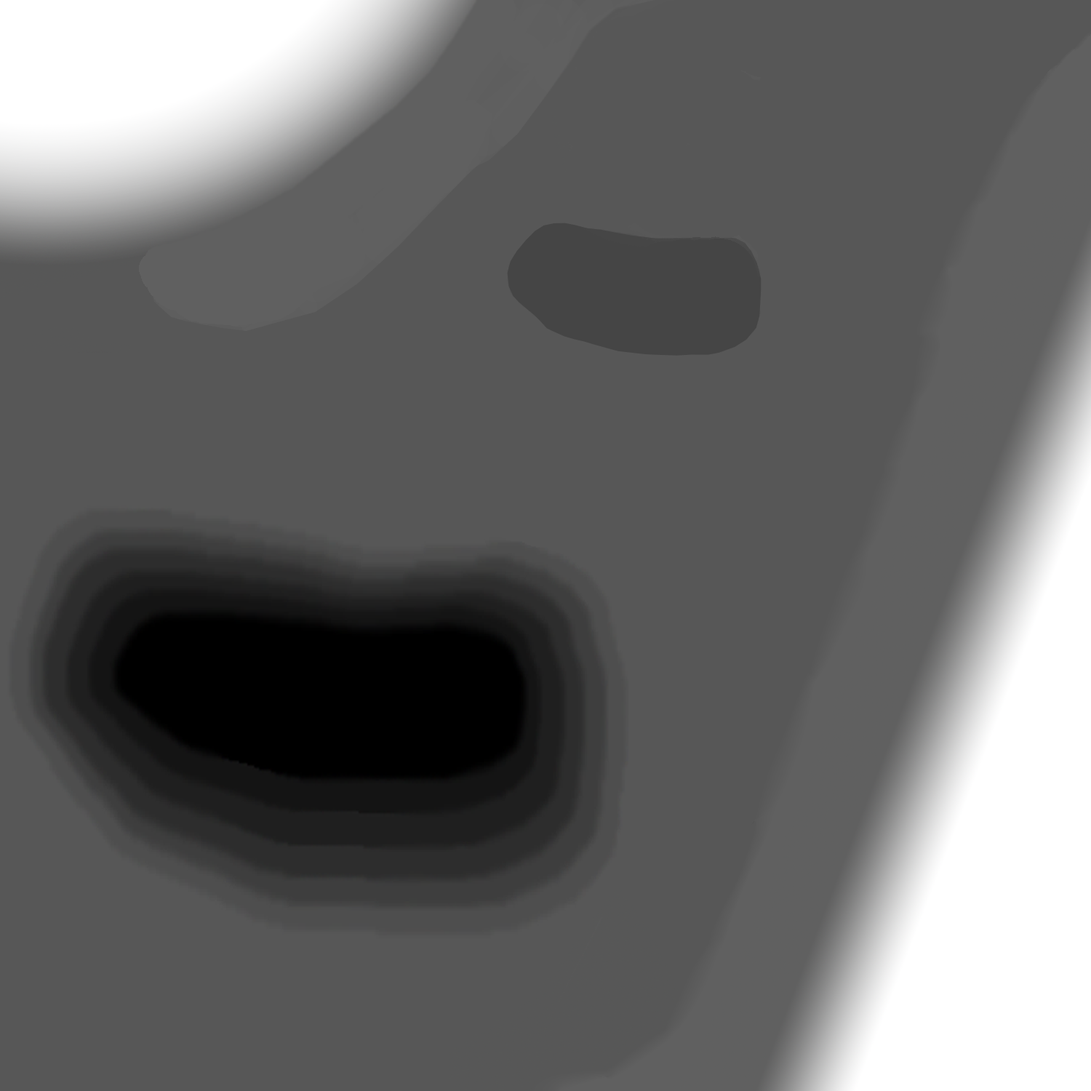
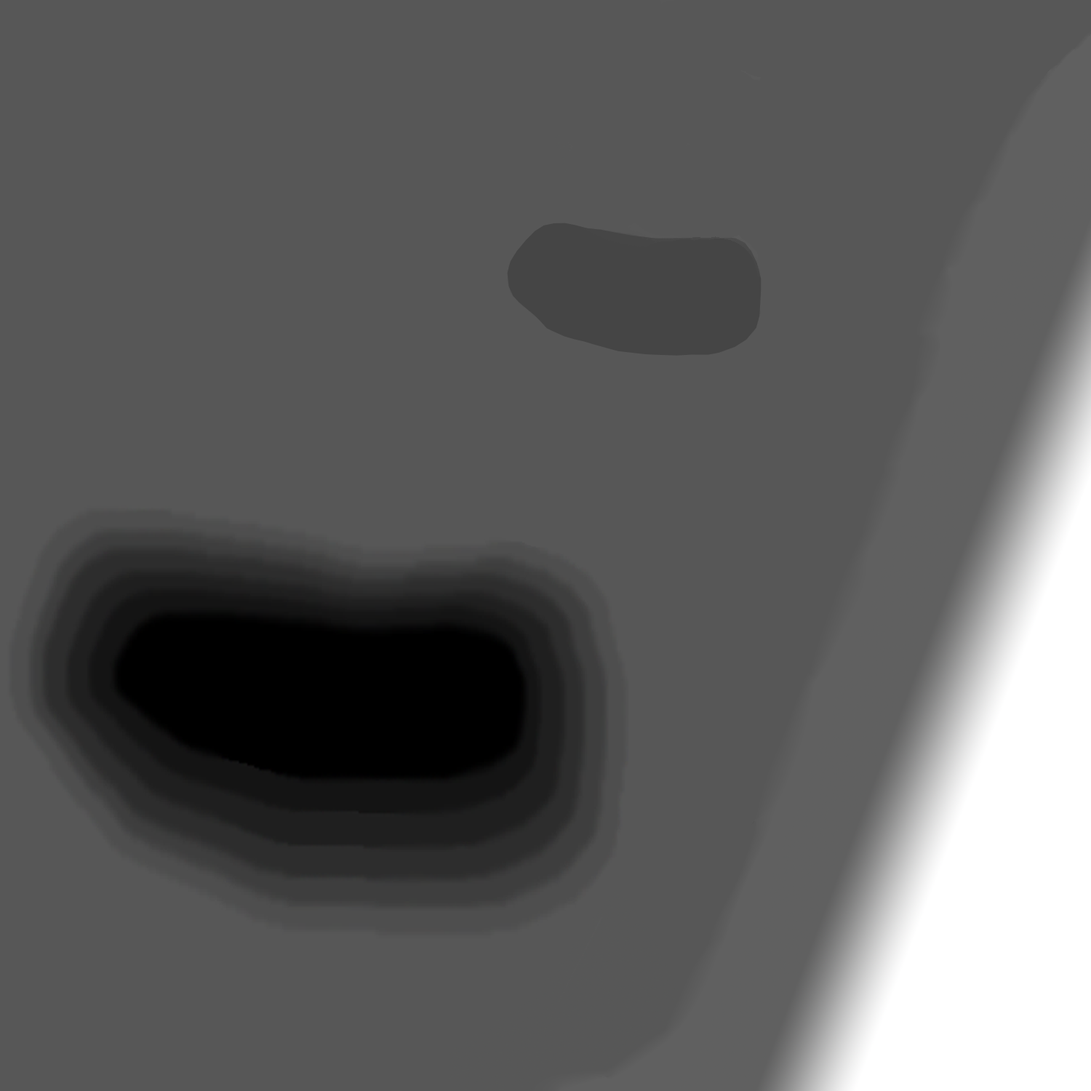
Layers edited between the first and the second 1091 × 1091 image:
painted on "レイヤー 2" over <box>0,0,655,332</box>
